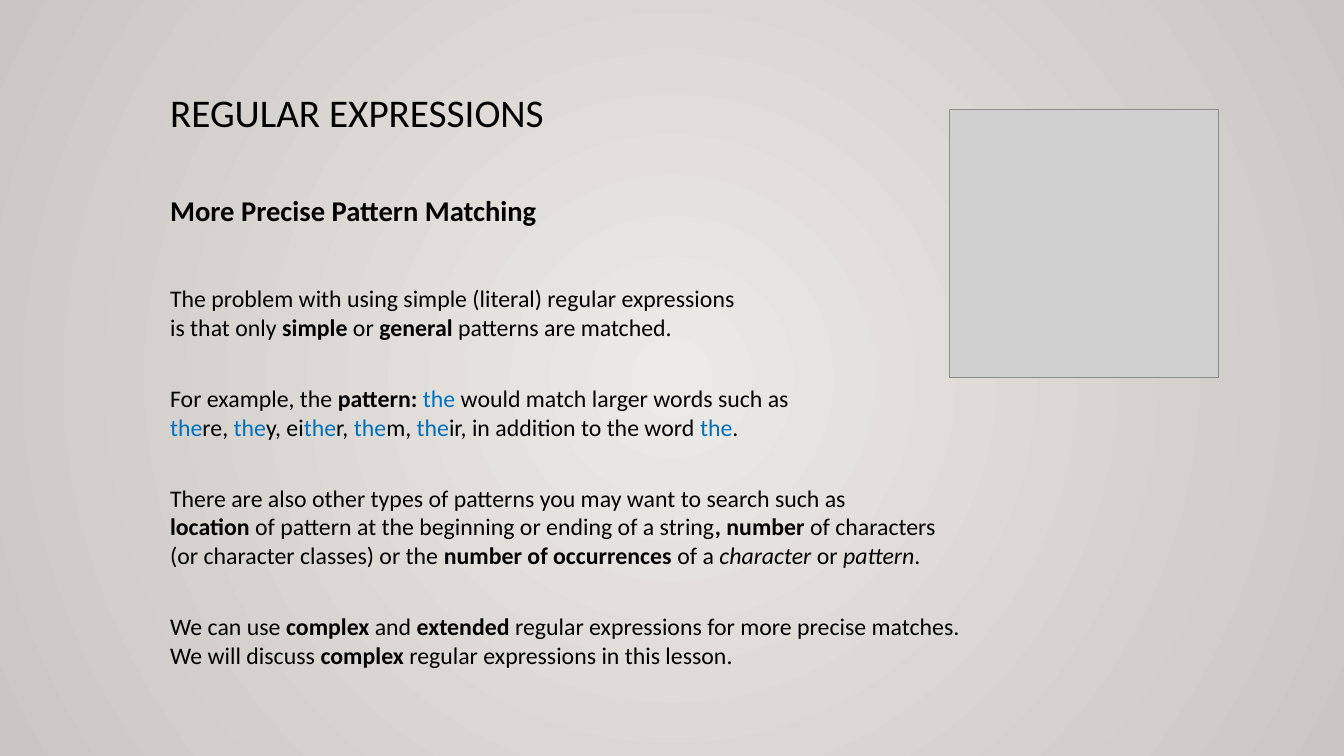
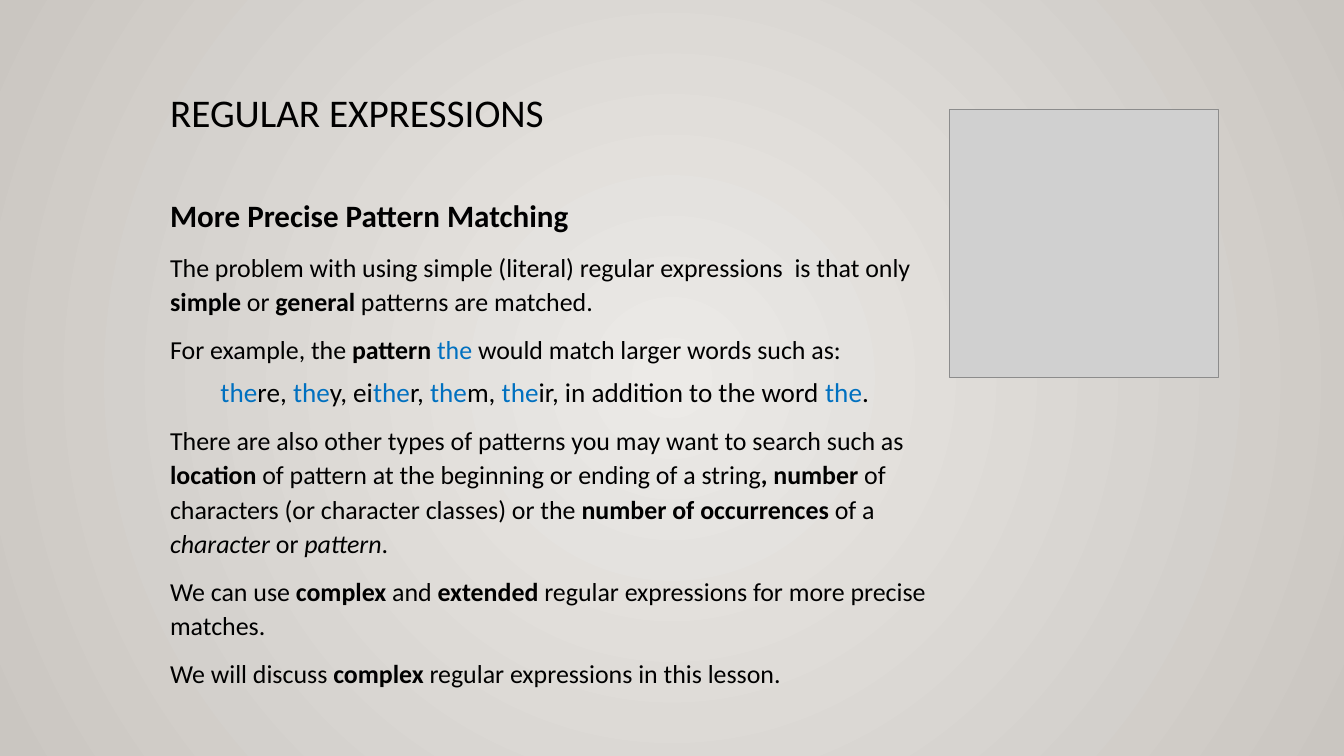
Before and after one commit to ULI101/slides, a slide deck: slide 9 of ULI101-9.1.pptx. Drawn at 1344x756 pixels with LibreOffice and Linux fonts; fonts in the diff are those of the drawing; grey boxes stand for pictures. Boxes give left, top, right and bottom in pixels: in the first picture for what was removed or moved away, otherwise in the second. Text is boxed around its words. In the diff, an @@ line names an element or a change of style, - is before the commit and + after.

```diff
--- a/ULI101-9.1.pptx
+++ b/ULI101-9.1.pptx
@@ text at (170,205,910,557): size 20.4 to 22.2 pt in "More Precise Pattern Matching"; size 17 to 18.5 pt in "The problem with using simple (literal) regular ...", "There are also other types of patterns ..."; line spacing 1 to 1.1 @@
@@ text at (170,341,869,407): text changed; size 17 to 18.5 pt @@
-For example, the pattern: the would match larger words such as
-there, they, either, them, their, in addition to the word the.
+For example, the pattern the would match larger words such as:
+  there, they, either, them, their, in addition to the word the.
@@ text at (170,582,926,688): text changed; size 17 to 18.5 pt @@
-We can use complex and extended regular expressions for more precise matches.
-We will discuss complex regular expressions in this lesson.
+We can use complex and extended regular expressions for more precise matches.
+We will discuss complex regular expressions in this lesson.
```
Also in this commit, not shown: 11 other slides changed, 2 other files.
